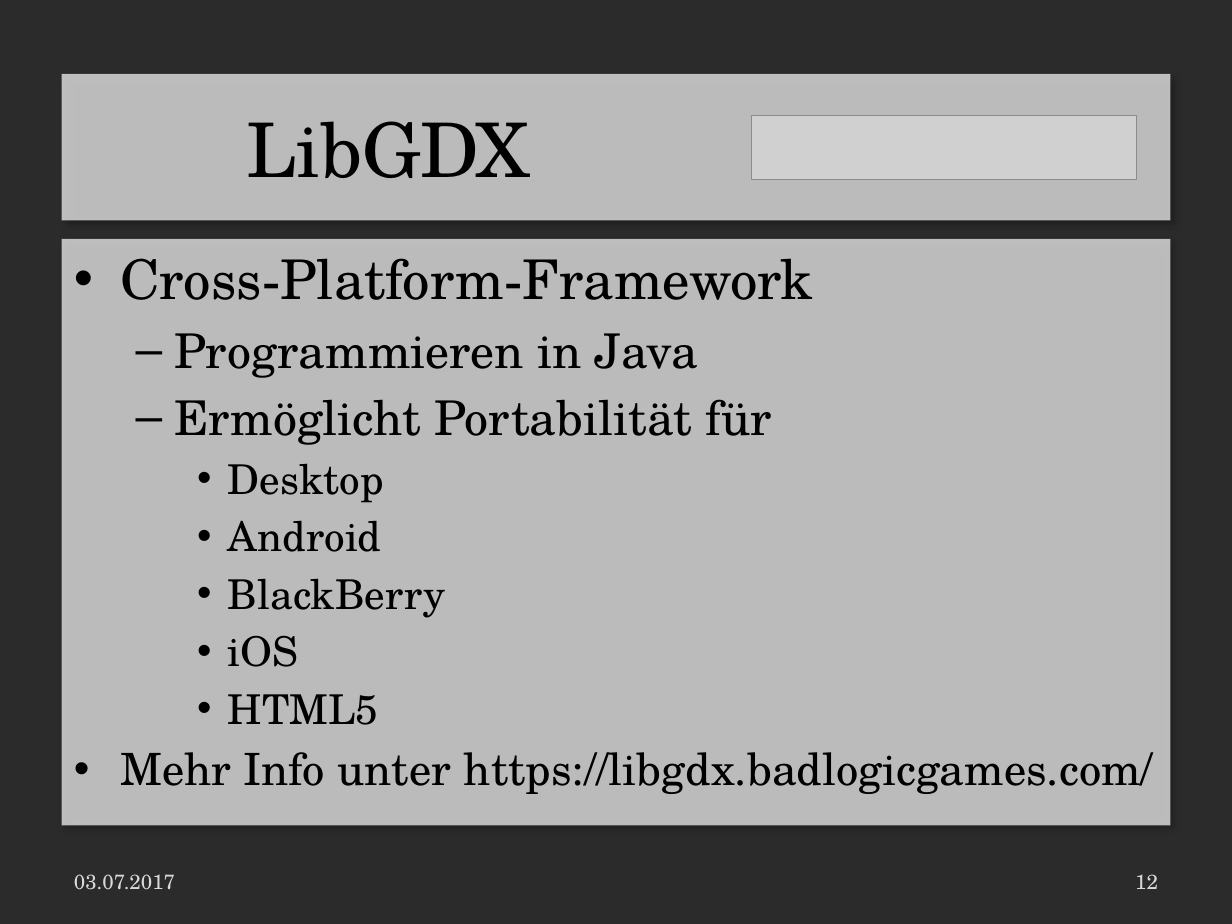
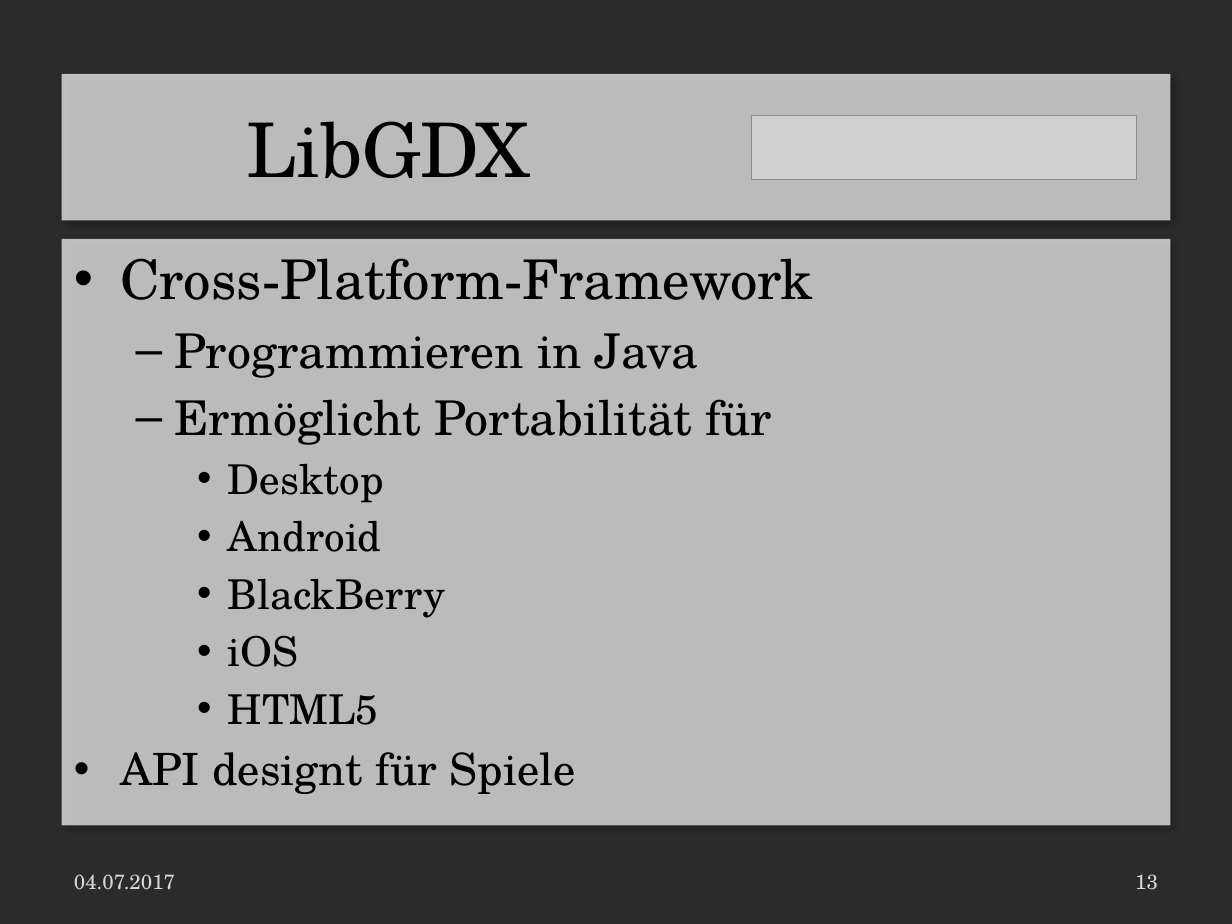
Before and after one commit to LaurenzGebauer/ElementTD, a slide deck: slide 13 of svn/JG16S17P06/trunk/Documentation/ProjectDocumentation/Presentation.pptx (slide 12 before the commit). Drawn at 1232x924 pixels with LibreOffice and Linux fonts; fonts in the diff are those of the drawing; grey boxes stand for pictures; background and template pictures are left out; a plain dark background stands for a picture behind light text. Boxes give left, top, right and bottom in pixels: in the first picture for what was removed or moved away, otherwise in the second. Text is boxed around its words. In the diff, an @@ line names an element or a change of style, - is before the commit and + after.

```diff
--- a/svn/JG16S17P06/trunk/Documentation/ProjectDocumentation/Presentation.pptx
+++ b/svn/JG16S17P06/trunk/Documentation/ProjectDocumentation/Presentation.pptx
@@ text at <box>120,752,576,794</box>: text changed @@
-• Mehr Info unter https://libgdx.badlogicgames.com/
+• API designt für Spiele
@@ text at <box>74,874,175,890</box>: text changed @@
-03.07.2017
+04.07.2017
@@ page number at <box>1135,874,1158,890</box>: text changed @@
-12
+13
```
Also in this commit, not shown: 12 other slides changed, 4 slides added, 4 other files.
